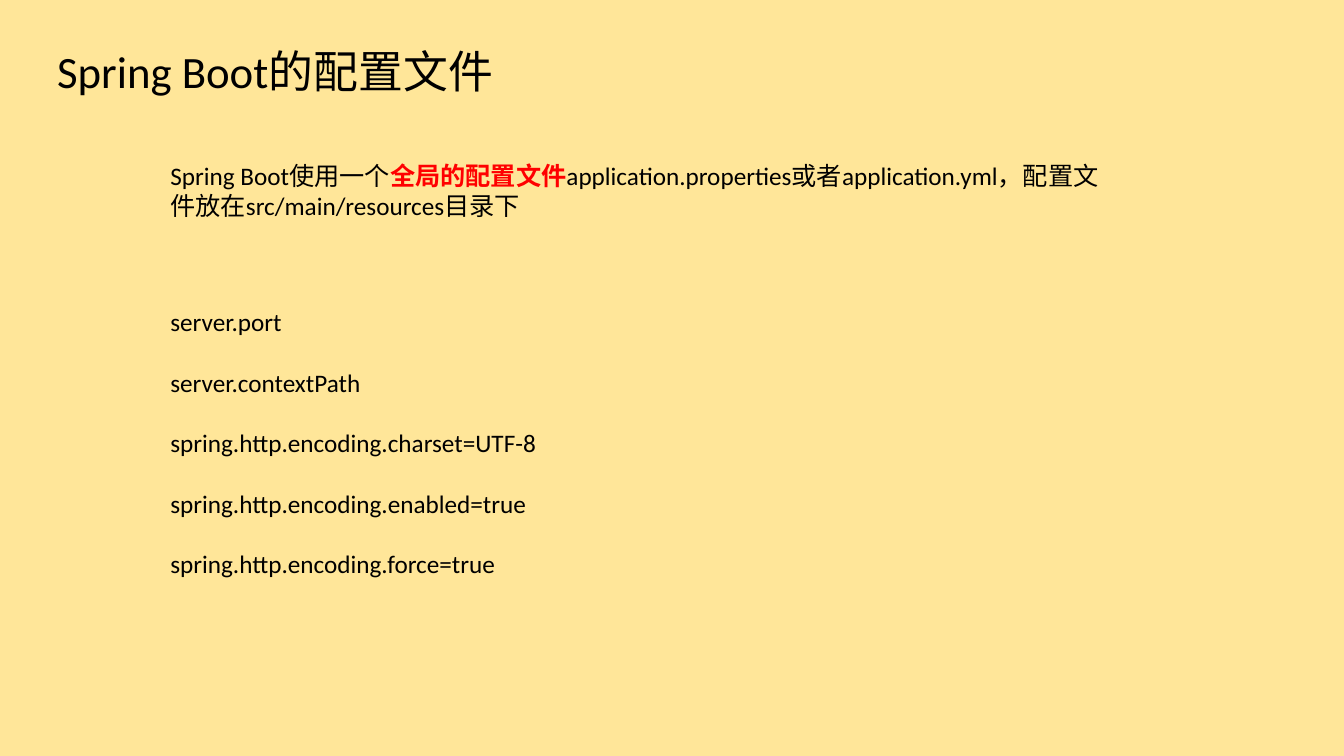
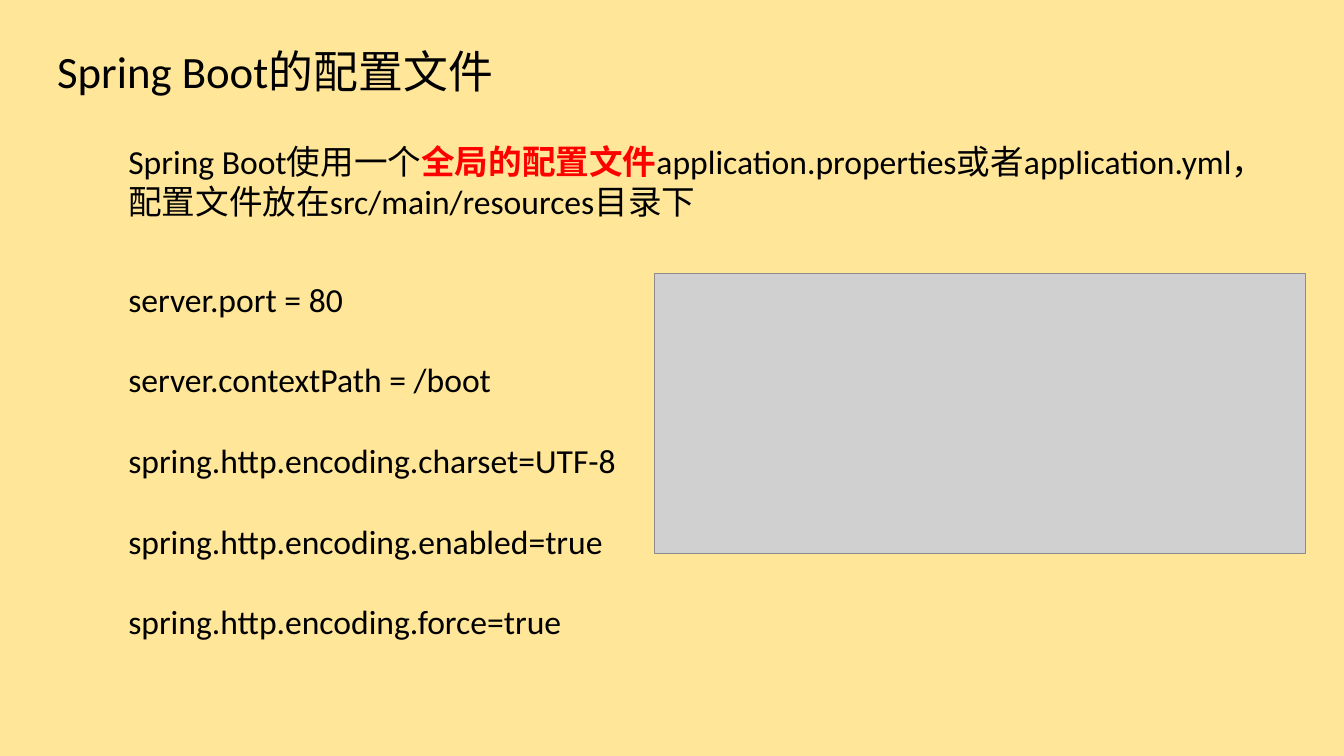
Before and after one commit to alangui/SpringBoot, a slide deck: slide 15 of SpringBoot.pptx (slide 11 before the commit). Drawn at 1344x756 pixels with LibreOffice and Linux fonts; fonts in the diff are those of the drawing; grey boxes stand for pictures. Boxes give left, top, right and bottom in pixels: in the first picture for what was removed or moved away, otherwise in the second. Text is boxed around its words. In the diff, an @@ line names an element or a change of style, - is before the commit and + after.

```diff
--- a/SpringBoot.pptx
+++ b/SpringBoot.pptx
@@ text "Spring Boot使用一个全局的配置文件application.properties或者application.ym ...": place and size @@
-text "Spring Boot使用一个全局的配置文件application.properties或者application.ym ..." at [170, 164, 1098, 217]
+text "Spring Boot使用一个全局的配置文件application.properties或者application.ym ..." at [128, 146, 1265, 217]
@@ text "Spring Boot使用一个全局的配置文件application.properties或者application.ym ..." at [128, 146, 1265, 217]: size 18 to 24 pt @@
@@ text "server.port = 80": place and size @@
-text "server.port = 80" at [170, 315, 535, 578]
+text "server.port = 80" at [128, 289, 615, 640]
@@ text at [128, 289, 491, 394]: text changed; size 18 to 24 pt @@
-server.port
-server.contextPath
+server.port = 80
+server.contextPath = /boot
@@ picture added at [655, 274, 1306, 555] @@
@@ text at [128, 449, 615, 640]: size 18 to 24 pt in "spring.http.encoding.charset=UTF-8", "spring.http.encoding.enabled=true", "spring.http.encoding.force=true" @@
```
Also in this commit, not shown: 4 other slides changed, 4 slides added, 6 other files.
